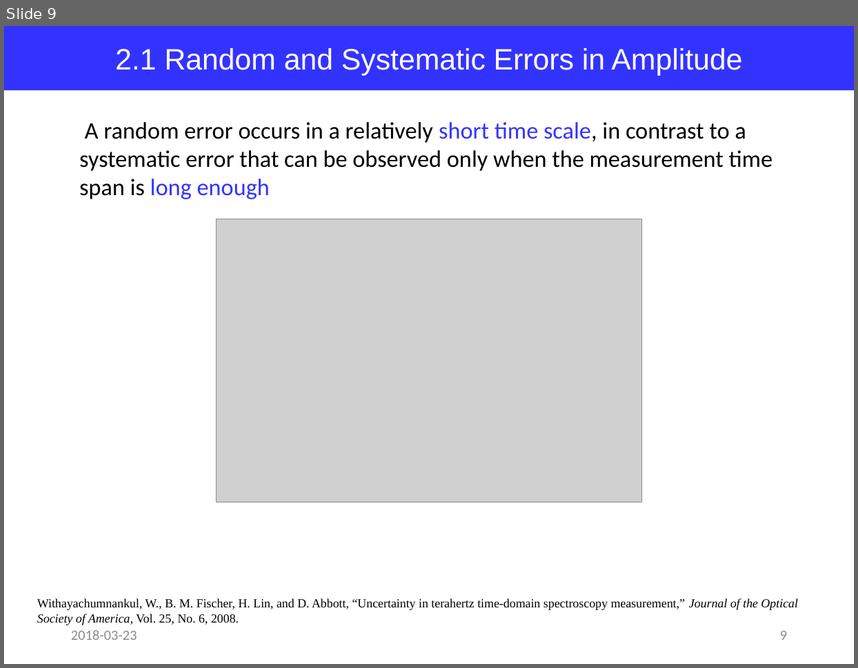
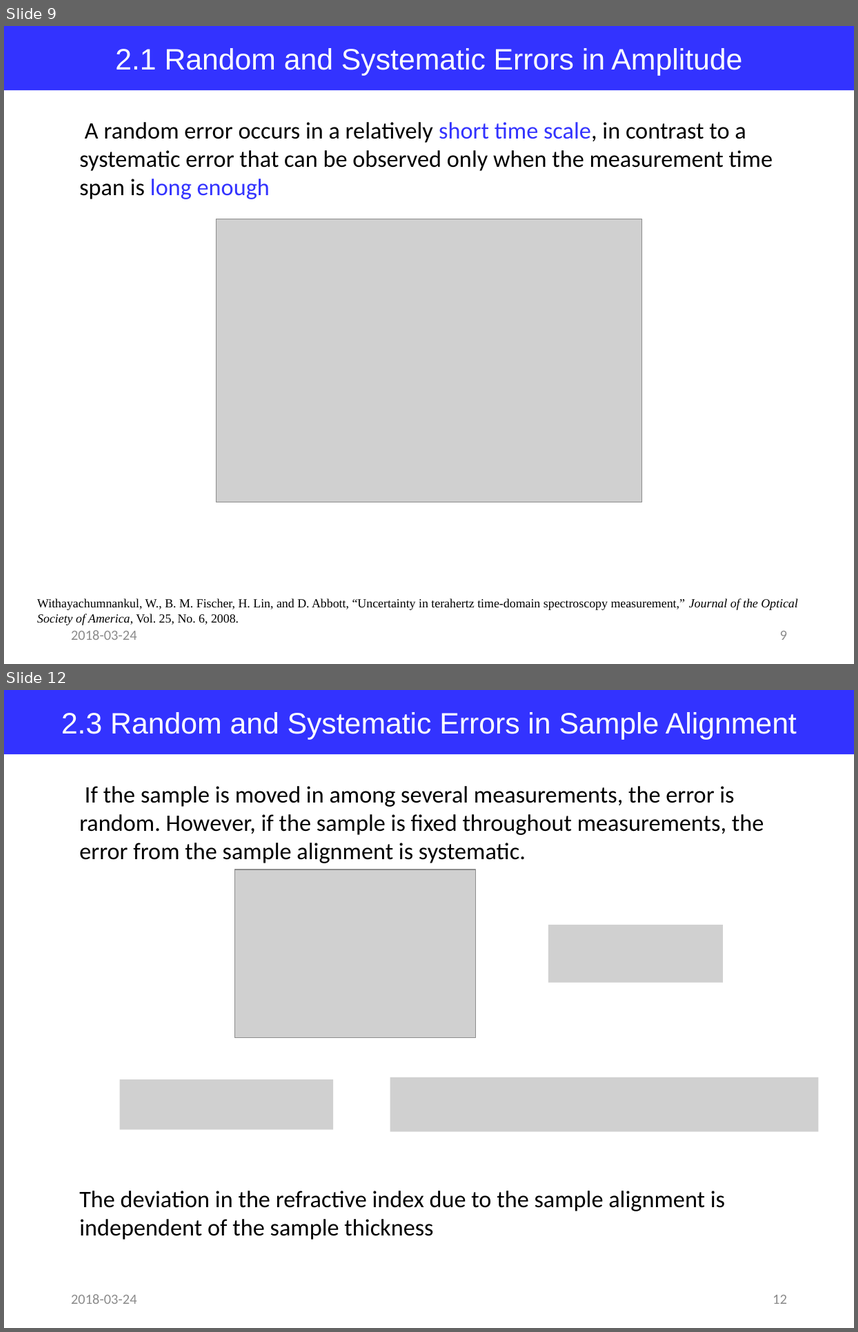
Before and after one commit to jglee96/NBTP_Lab, a slide deck: Terahertz Metrology/Ch4/Terahertz Metrology_Ch4.pptx. Shown one above the other, each under a label of ours: slide 9 before the commit, slides 9 and 12 after it; the slides between them are not shown. The pictures are 858x668 and 858x1332 pixels, drawn with LibreOffice and Linux fonts; fonts in the diff are those of the drawing; grey boxes stand for pictures. Boxes give left, top, right and bottom in pixels: in the first picture for what was removed or moved away, otherwise in the second. Text is boxed around its words. In the diff, an @@ line names an element or a change of style, - is before the commit and + after.

```diff
--- a/Terahertz Metrology/Ch4/Terahertz Metrology_Ch4.pptx
+++ b/Terahertz Metrology/Ch4/Terahertz Metrology_Ch4.pptx
@@ slide 12 added at bbox=[4, 690, 854, 1328], background #FFFFFF @@
@@ rectangle added at bbox=[4, 690, 854, 755], fill #3333FF, 25 pt, text #FFFFFF @@
+2.3 Random and Systematic Errors in Sample Alignment
@@ text added at bbox=[79, 786, 764, 863], 20 pt, text #000000 @@
+If the sample is moved in among several measurements, the error is random. However, if the sample is fixed throughout measurements, the error from the sample alignment is systematic.
@@ picture added at bbox=[235, 869, 476, 1038] @@
@@ picture added at bbox=[548, 925, 723, 983] @@
@@ picture added at bbox=[120, 1079, 333, 1130] @@
@@ picture added at bbox=[390, 1077, 818, 1131] @@
@@ text added at bbox=[79, 1190, 725, 1239], 20 pt, text #000000 @@
+The deviation in the refractive index due to the sample alignment is independent of the sample thickness
@@ text added at bbox=[71, 1294, 137, 1303], 12 pt, text #8C8C8C @@
+2018-03-24
@@ page number added at bbox=[773, 1294, 787, 1303], 12 pt, text #8C8C8C @@
+12
@@ slide 9 changed as well @@
@@ text at bbox=[71, 630, 137, 639]: text changed @@
-2018-03-23
+2018-03-24
```
Also in this commit, not shown: 10 other slides changed, 7 other slides added, 1 other file.
